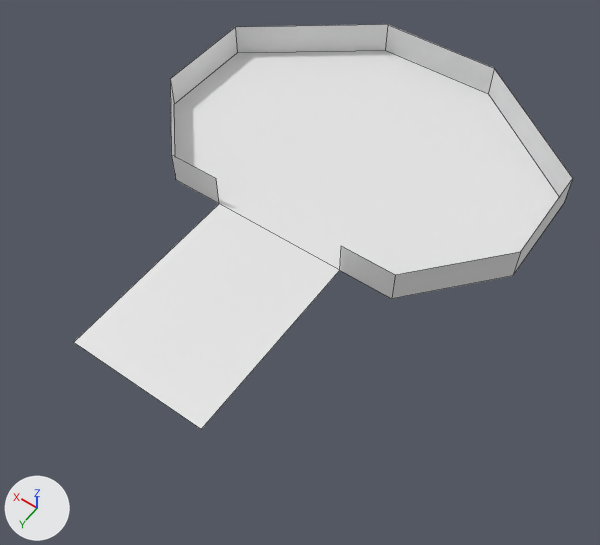
The Blender file data/debugstage.blend as it was, and as the next commit left it.
Camera for both pictures: a 50 mm lens placed at (-11.5, 18.28, 21.19), pointed at (-0.98, 3.56, -1.94). The axes (+X, +Y, +Z) are drawn at lower left. The lights are the same throughout. Mesh edges are drawn as thin lines.

The first picture shows 'Stage'.
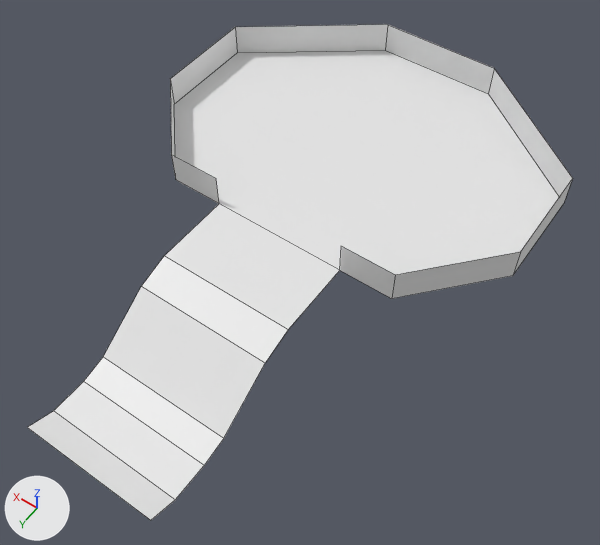
The newer file is also turned or shifted as a whole; pictures and numbers use the older file's frame.

Where the change shows, as pixel boxes [x1, y1, x2, y2] in the pictures (600 x 545 px):
'Stage', reshaped (9% wider, 22% taller)
    before: [74, 24, 573, 429]
    after: [27, 24, 573, 520]
part 1 of me_cube, built on
    before: [74, 204, 340, 429]
    after: [27, 204, 340, 520]

Diff of the bpy script that builds the scene:
```diff
--- a/data/debugstage.blend.py
+++ b/data/debugstage.blend.py
@@ me_cube @@
 me_cube.from_pydata(...)  # 22 vertices, 11 faces; spans x -7.4..7.4, y -7.4..10.7, z -0.7..0.6
 # used by ob_stage; location = (0.0, 0.0, 0.0)
 # verts and faces of me_cube; kept vertices keep their numbers, new ones are numbered from 22
 # before: 0 (2.6, 10.7, -0.7) at pixel (73, 342), 1 (-2.6, 10.7, -0.7) at pixel (201, 429), 2 (-2.6, 3.5, -0.7) at pixel (339, 270), 4 (2.6, 3.5, -0.7) at pixel (219, 203)
+# me_cube part 1
+delete_vertices([0, 1])  # with the faces that use them
+verts[22] = (-2.6, 12.3, -2.8)  # pixel (175, 499)
+verts[23] = (-2.6, 13.3, -2.4)  # pixel (150, 520)
+verts[24] = (-2.6, 9.9, -2.6)  # pixel (223, 438)
+verts[25] = (-2.6, 10.9, -2.8)  # pixel (204, 465)
+verts[26] = (-2.6, 6.4, -0.7)  # pixel (288, 329)
+verts[27] = (-2.6, 7.7, -1.0)  # pixel (265, 363)
+for new, old in zip([*range(28, 34)], [*range(22, 28)]): verts[new] = verts[old] + (5.2, 0.0, 0.0)
+faces += [(24, 27, 33, 30), (22, 28, 29, 23), (24, 30, 31, 25), (22, 25, 31, 28), (26, 32, 33, 27), (2, 4, 32, 26)]
 me_cube.materials.append(mat_material)
```
